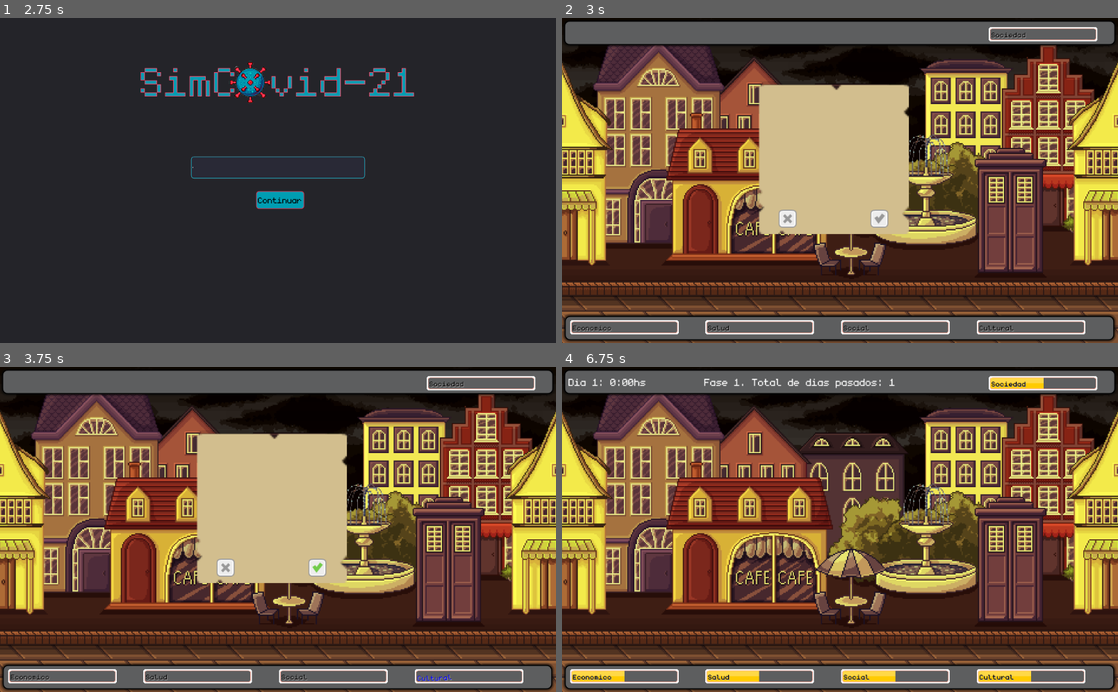
Above: before the commit, frames 1-4 (two rows, left to right).
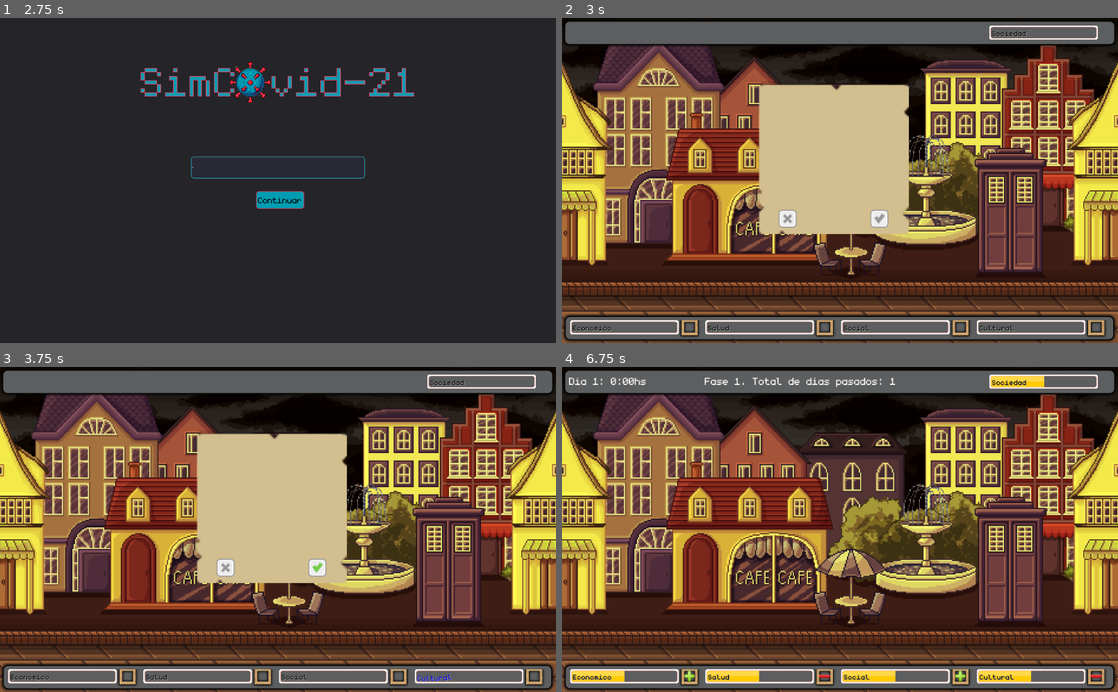
Above: after the commit, the same moments.

Repository: compumundohipermegaredUNQ/SimCovid-21
Game: Godot game, scene res://Main.tscn
The game is run twice, just before and just after one commit, with the same random seed, the same clock (stepped at 60 frames per second) and the same inputs.
Inputs (mouse positions are in pixels of both pictures, inside the frame that each line leads up to):
- Up to frame 1 (2.75 s): click "Comenzar" at 0.5 s; click (278, 167) at 1.27 s; type "12" at 1.35 s; click "Comenzar" at 2 s
- Up to frame 2 (3 s): click "Ayuda" at 2.75 s
- Up to frame 3 (3.75 s): click (316, 568) at 3.5 s
- Up to frame 4 (6.75 s): click (789, 568) at 4.25 s; click (878, 568) at 5 s; click (789, 568) at 5.75 s; click (878, 568) at 6.5 s

Frame 1 is identical in both runs. In frame 2, 1.1% of the frame differs, in the area x 21-98%, y 2-99%; in frame 3, 1.1%; in frame 4, 1.8%, in the area x 1-98%, y 2-99%.

Commit message:
boxes

Diff:
--- a/Main.tscn
+++ b/Main.tscn
@@ -323,6 +323,7 @@
 
 [node name="Fail" type="AudioStreamPlayer" parent="sfx"]
 stream = ExtResource( 22 )
+
 [connection signal="pressed" from="MenuBackground/ButtonsContainer/Start" to="MenuBackground" method="_on_Start_pressed"]
 [connection signal="pressed" from="MenuBackground/ButtonsContainer/Help" to="MenuBackground" method="_on_Help_pressed"]
 [connection signal="pressed" from="MenuBackground/HelpContainer/Back" to="MenuBackground" method="_on_Back_pressed"]
--- a/project.godot
+++ b/project.godot
@@ -10,7 +10,6 @@
 
 _global_script_classes=[  ]
 _global_script_class_icons={
-
 }
 
 [application]
--- a/src/Bar/HealthBar.gd
+++ b/src/Bar/HealthBar.gd
@@ -7,6 +7,9 @@
 var bar_red = preload("res://assets/Bar/barHorizontal_red.png")
 var bar_green = preload("res://assets/Bar/barHorizontal_green.png")
 var bar_yellow = preload("res://assets/Bar/barHorizontal_yellow.png")
+var neutro = preload("res://assets/Bar/checkbox_example.png")
+var positive = preload("res://assets/Bar/checkbox2_example.png")
+var negative = preload("res://assets/Bar/checkbox3_example.png")
 
 export (float) var multiplier = 0
 export (String) var label = ""
@@ -15,6 +18,7 @@
 onready var healthbar = $HealthBar
 onready var healthbar_textlabel = $HealthBarLabel
 onready var good_event_decider = GoodEventDecider
+onready var box = $TextureRect
 
 var global_clock
 var speed_multiplier
@@ -96,6 +100,11 @@
 		self.texture_progress = bar_yellow
 	if self.value < self.max_value * 0.35:
 		self.texture_progress = bar_red
+	if _is_bar_decreasing():
+		box.texture = negative
+	else:
+		box.texture = positive
+
 
 func change_textlabel():
 	healthbar_textlabel.clear()
--- a/src/Bar/HealthBar.tscn
+++ b/src/Bar/HealthBar.tscn
@@ -1,8 +1,9 @@
-[gd_scene load_steps=5 format=2]
+[gd_scene load_steps=6 format=2]
 
 [ext_resource path="res://src/Bar/HealthBar.gd" type="Script" id=1]
 [ext_resource path="res://assets/Fonts/monogram.ttf" type="DynamicFontData" id=2]
 [ext_resource path="res://assets/Bar/bar_border.png" type="Texture" id=3]
+[ext_resource path="res://assets/Bar/checkbox_example.png" type="Texture" id=4]
 
 [sub_resource type="DynamicFont" id=1]
 size = 20
@@ -38,3 +39,14 @@
 __meta__ = {
 "_edit_use_anchors_": false
 }
+
+[node name="TextureRect" type="TextureRect" parent="."]
+margin_left = 187.906
+margin_top = -18.5114
+margin_right = 251.906
+margin_bottom = 45.4886
+texture = ExtResource( 4 )
+stretch_mode = 3
+__meta__ = {
+"_edit_use_anchors_": false
+}
--- a/src/Bar/HealthBarGroup.tscn
+++ b/src/Bar/HealthBarGroup.tscn
@@ -34,10 +34,10 @@
 
 [node name="HBoxContainer" type="HBoxContainer" parent="TopPanel"]
 anchor_right = 1.0
-margin_left = 8.0
-margin_top = 10.0
-margin_right = -8.0
-margin_bottom = 40.0
+margin_left = 8.84088
+margin_top = 8.31821
+margin_right = -7.15912
+margin_bottom = 38.3182
 size_flags_vertical = 4
 custom_constants/separation = 2
 __meta__ = {
@@ -46,7 +46,7 @@
 
 [node name="Clock" type="RichTextLabel" parent="TopPanel/HBoxContainer"]
 margin_right = 248.0
-margin_bottom = 30.0
+margin_bottom = 29.0
 size_flags_horizontal = 7
 size_flags_vertical = 7
 size_flags_stretch_ratio = 0.5
@@ -55,7 +55,7 @@
 [node name="Fase" type="RichTextLabel" parent="TopPanel/HBoxContainer"]
 margin_left = 250.0
 margin_right = 748.0
-margin_bottom = 30.0
+margin_bottom = 29.0
 size_flags_horizontal = 7
 size_flags_vertical = 5
 custom_fonts/normal_font = SubResource( 2 )
@@ -64,9 +64,9 @@
 anchor_right = 0.0
 anchor_bottom = 0.0
 margin_left = 774.0
-margin_top = 2.0
+margin_top = 1.0
 margin_right = 974.0
-margin_bottom = 28.0
+margin_bottom = 27.0
 size_flags_horizontal = 6
 size_flags_vertical = 4
 size_flags_stretch_ratio = 0.5
--- a/src/Card/CardBase.tscn
+++ b/src/Card/CardBase.tscn
@@ -126,6 +126,7 @@
 __meta__ = {
 "_edit_use_anchors_": false
 }
+
 [connection signal="pressed" from="CheckButton" to="." method="_on_CheckButton_pressed"]
 [connection signal="ready" from="CheckButton" to="." method="_on_CheckButton_ready"]
 [connection signal="pressed" from="XButton" to="." method="_on_XButton_pressed"]
Binary file added: assets/Bar/checkbox2_example.png
Not shown, added: assets/Bar/checkbox2_example.png.import
Binary file added: assets/Bar/checkbox3_example.png
Not shown, added: assets/Bar/checkbox3_example.png.import
Binary file added: assets/Bar/checkbox_example.png
Not shown, added: assets/Bar/checkbox_example.png.import
Binary file added: assets/Bar/pngfind.com-horn-png-1747603.png
Not shown, added: assets/Bar/pngfind.com-horn-png-1747603.png.import
Binary file added: assets/checkbox2_example.png
Not shown, added: assets/checkbox2_example.png.import
